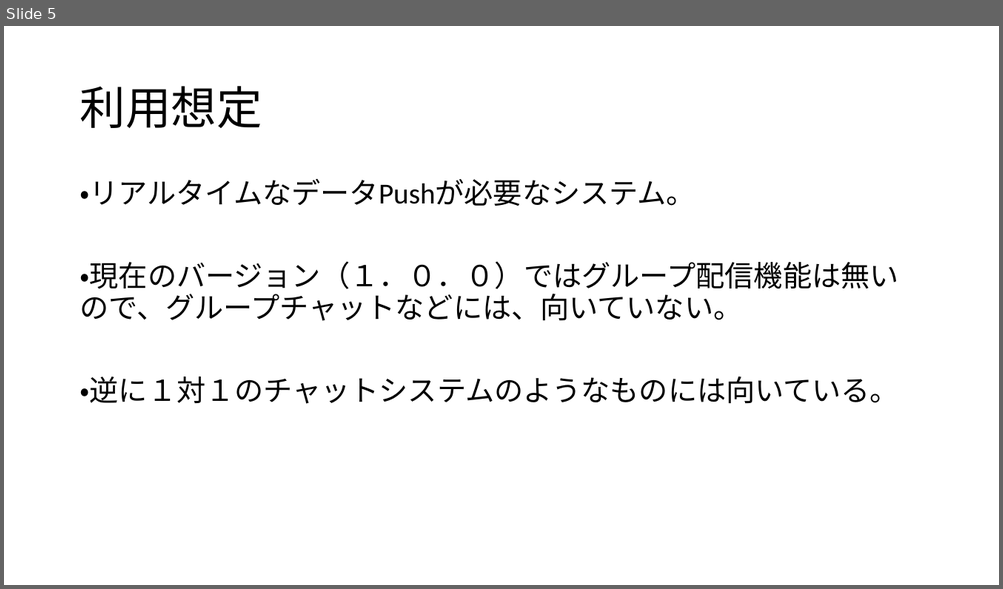
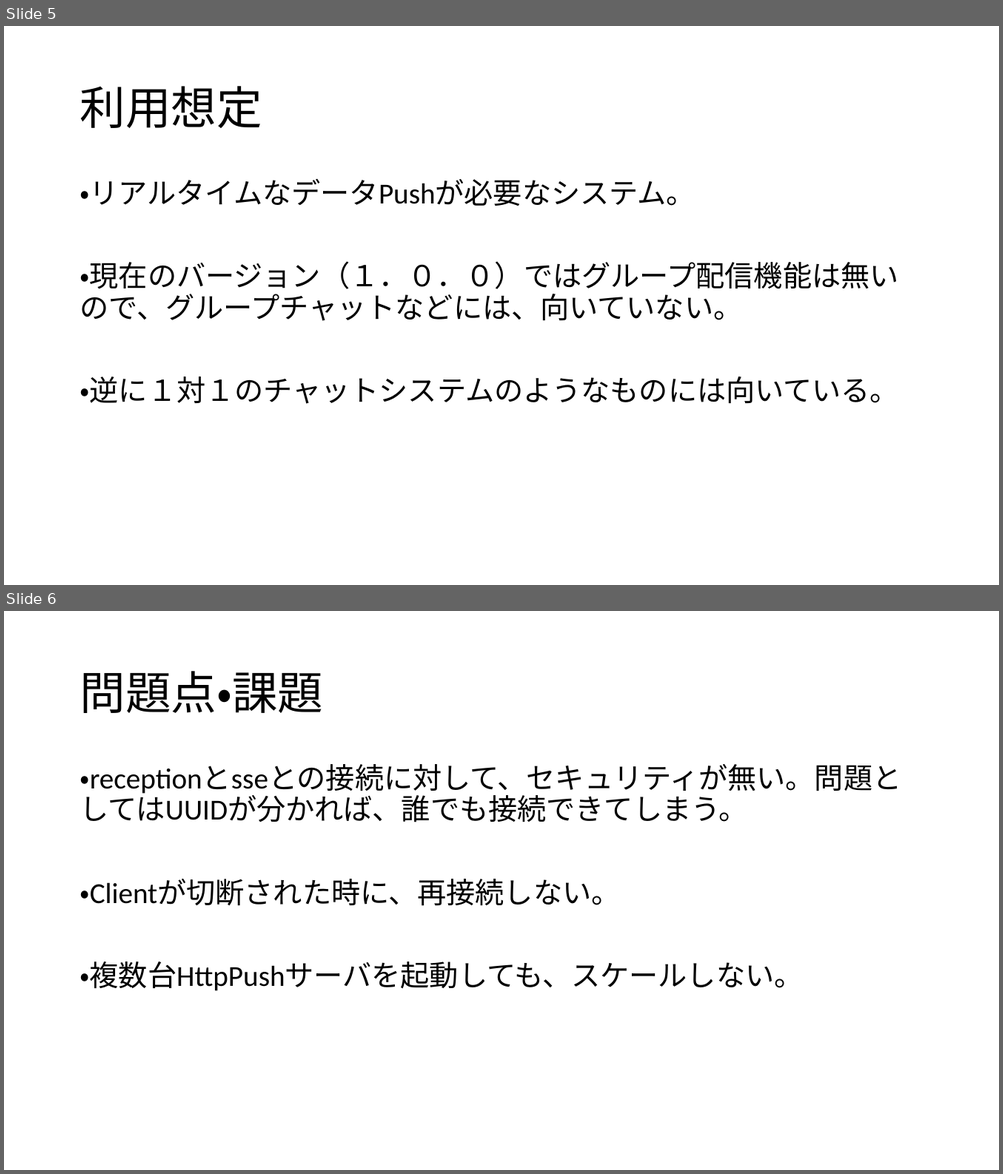
Before and after one commit to maachang/httpPush, a slide deck: doc/HttpPush説明.pptx. Shown one above the other, each under a label of ours: slide 5 before the commit, slides 5 and 6 after it. The pictures are 1003x589 and 1003x1174 pixels, drawn with LibreOffice and Linux fonts; fonts in the diff are those of the drawing. Boxes give left, top, right and bottom in pixels: in the first picture for what was removed or moved away, otherwise in the second. Text is boxed around its words. In the diff, an @@ line names an element or a change of style, - is before the commit and + after.

```diff
--- a/doc/HttpPush説明.pptx
+++ b/doc/HttpPush説明.pptx
@@ slide 6 added at <box>4,611,999,1170</box>, background #FFFFFF @@
@@ title added at <box>79,671,323,713</box>, 44 pt, text #000000 @@
+問題点・課題
@@ text added at <box>79,764,901,991</box>, 28 pt, text #000000 @@
+・receptionとsseとの接続に対して、セキュリティが無い。問題としてはUUIDが分かれば、誰でも接続できてしまう。
+・Clientが切断された時に、再接続しない。
+・複数台HttpPushサーバを起動しても、スケールしない。
```
Also in this commit, not shown: 3 other files.
